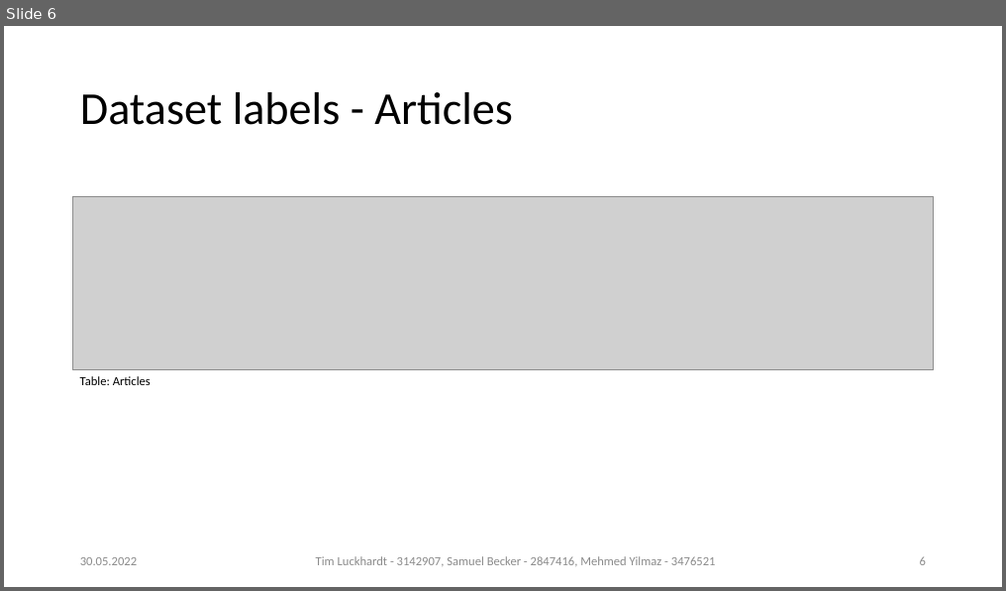
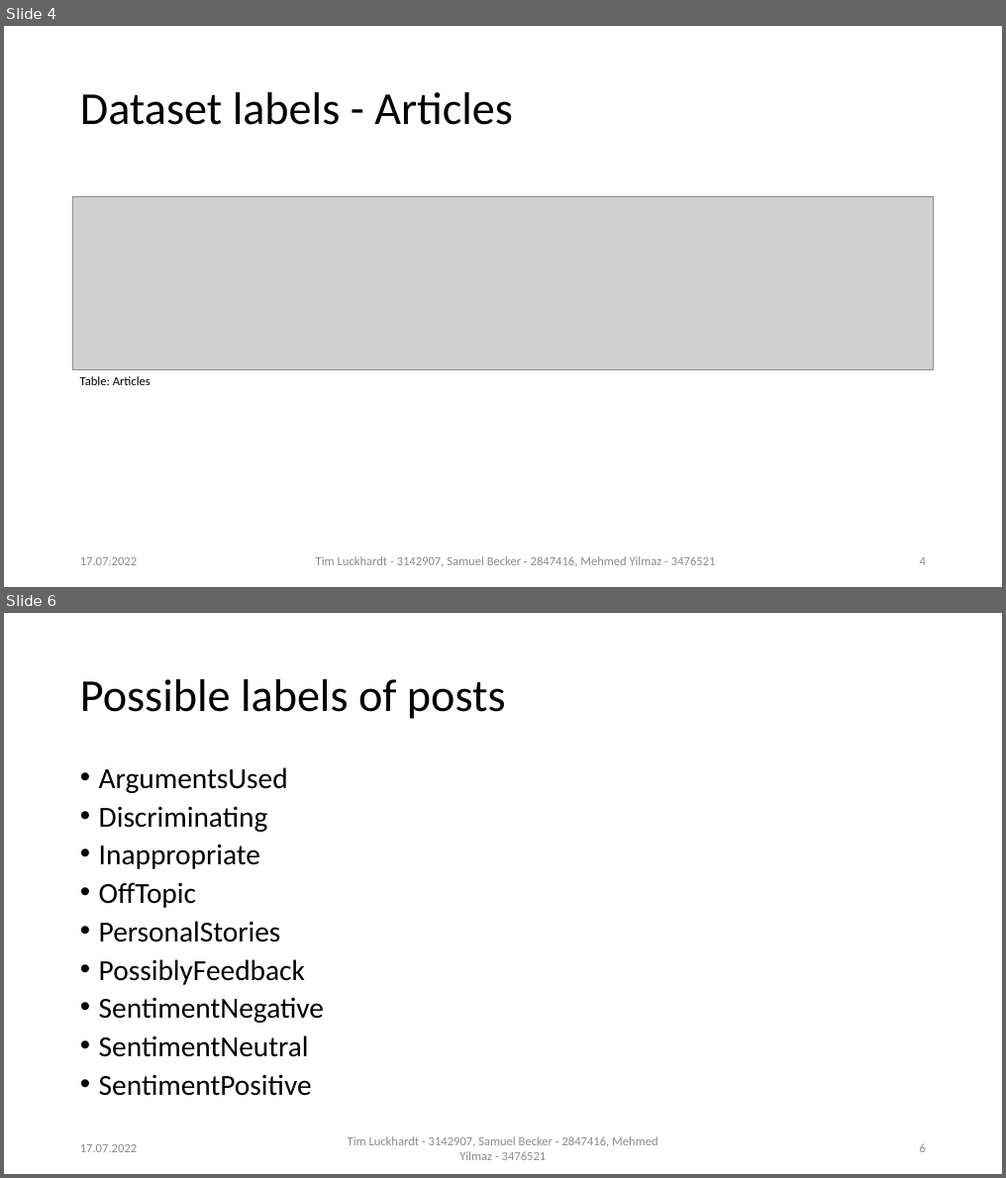
Before and after one commit to TLuckh/GermanArticlesNLP, a slide deck: Team10_ProblemFormulation.pptx. Shown one above the other, each under a label of ours: slide 6 before the commit, slides 4 and 6 after it; the slides between them are not shown. The pictures are 1006x591 and 1006x1178 pixels, drawn with LibreOffice and Linux fonts; fonts in the diff are those of the drawing; grey boxes stand for pictures. Boxes give left, top, right and bottom in pixels: in the first picture for what was removed or moved away, otherwise in the second. Text is boxed around its words. In the diff, an @@ line names an element or a change of style, - is before the commit and + after.

```diff
--- a/Team10_ProblemFormulation.pptx
+++ b/Team10_ProblemFormulation.pptx
@@ slide 6 added at (4,613,1002,1174), background #FFFFFF @@
@@ title added at (80,679,506,719), 44 pt, text #000000 @@
+Possible labels of posts
@@ text added at (99,767,324,1096), 28 pt, text #000000 @@
+• ArgumentsUsed
+• Discriminating
+• Inappropriate
+• OffTopic
+• PersonalStories
+• PossiblyFeedback
+• SentimentNegative
+• SentimentNeutral
+• SentimentPositive
@@ text added at (80,1145,137,1153), 12 pt, text #8C8C8C @@
+17.07.2022
@@ text added at (348,1137,658,1160), 12 pt, text #8C8C8C @@
+Tim Luckhardt - 3142907, Samuel Becker - 2847416, Mehmed Yilmaz - 3476521
@@ page number added at (920,1144,926,1153), 12 pt, text #8C8C8C @@
+6
@@ what was slide 6 is now slide 4 @@
@@ slide 4 changed as well @@
@@ text at (80,558,137,566): text changed @@
-30.05.2022
+17.07.2022
@@ page number at (920,558,926,566): text changed @@
-6
+4
```
Also in this commit, not shown: 6 other slides changed, 6 other slides added, 2 slides removed, 4 other files.
